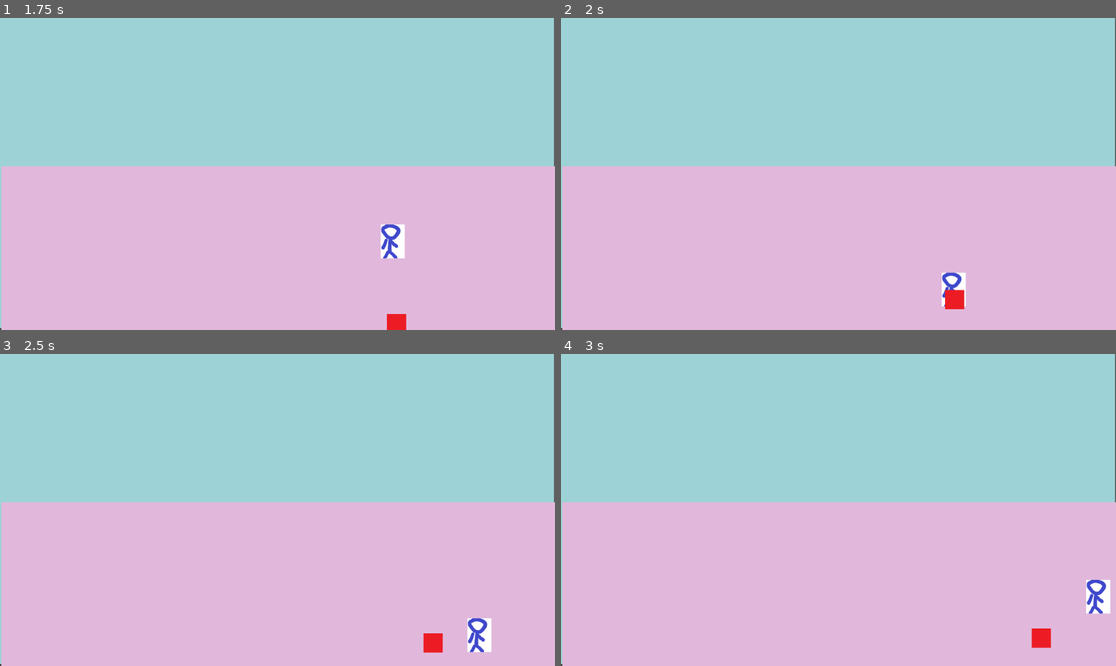
Above: before the commit, frames 1-4 (two rows, left to right).
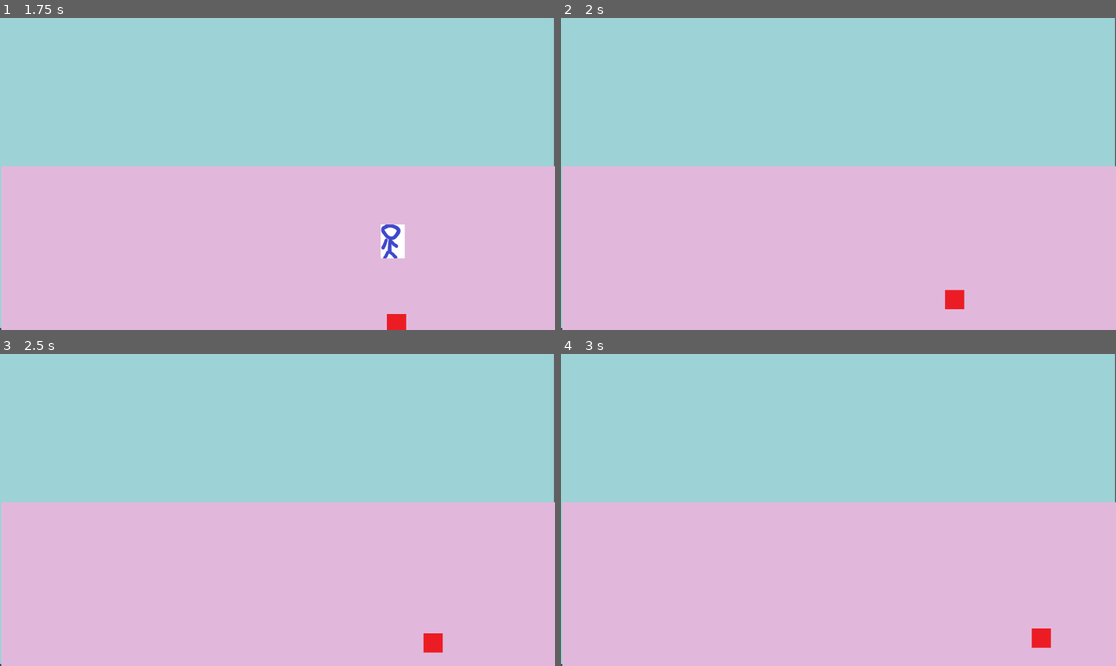
Above: after the commit, the same moments.

Repository: e-lawniczak/WinterRealm
Game: Godot game, scene res://scenes/testingGrounds.tscn
Two runs of this game, one before a commit and one after it. Both use one fixed random seed, a clock stepped at 60 frames per second and the inputs below.
Inputs:
- Up to frame 1 (1.75 s): tap Enter at 0.5 s; hold Right (move_right) 0.53-1.28 s; hold Down (move_down) from 1.28 s (still down)
- Up to frame 2 (2 s): keep holding Down (move_down)
- Up to frame 3 (2.5 s): release Down (move_down) at 2.03 s; hold Right (move_right) from 2.03 s (still down)
- Up to frame 4 (3 s): release Right (move_right) at 2.78 s; hold Up (move_up) from 2.78 s (still down)

Frame 1 is identical in both runs. In frame 2, 0.3% of the frame differs, in the area x 68-73%, y 81-93%; in frame 3, 0.5%; in frame 4, 0.5%, in the area x 94-99%, y 72-84%.

Commit message:
hiding_on_hit

Diff:
--- a/characters/enemyA.gd
+++ b/characters/enemyA.gd
@@ -7,7 +7,6 @@
 
 func _physics_process(delta):
 	var v = Vector2.ZERO
-	print("process")
 	if(isChasing):
 		v += (player.position - position).normalized()
 		velocity = v * speed
@@ -30,3 +29,7 @@
 	print("bodyexited")
 	player = null
 	isChasing = false
+
+
+func _on_body_body_entered_2(body):
+	player.hit()
--- a/characters/enemyA.tscn
+++ b/characters/enemyA.tscn
@@ -34,9 +34,12 @@
 [node name="CollisionShape2D" type="CollisionShape2D" parent="detection_area"]
 shape = SubResource("CircleShape2D_qdkgo")
 
-[node name="CollisionShape2D" type="CollisionShape2D" parent="."]
+[node name="body" type="Area2D" parent="."]
 position = Vector2(0, -21)
+
+[node name="CollisionShape2D" type="CollisionShape2D" parent="body"]
 shape = SubResource("RectangleShape2D_e1h8k")
 
 [connection signal="body_entered" from="detection_area" to="." method="_on_detection_area_body_entered"]
 [connection signal="body_exited" from="detection_area" to="." method="_on_detection_area_body_exited"]
+[connection signal="body_entered" from="body" to="." method="_on_body_body_entered_2"]
--- a/characters/player.gd
+++ b/characters/player.gd
@@ -1,6 +1,6 @@
 extends CharacterBody2D
 
-signal hit
+#signal hit
 
 @export var speed = 400
 
@@ -30,9 +30,6 @@
 
 	position += velocity * delta
 
-
-func _on_area_shape_entered(area_rid, area, area_shape_index, local_shape_index):
-	hide() # Player disappears after being hit.
-	hit.emit()
-	# Must be deferred as we can't change physics properties on a physics callback.
-	$CollisionShape2D.set_deferred("disabled", true)
+func hit():
+	print("collsion")
+	hide()
